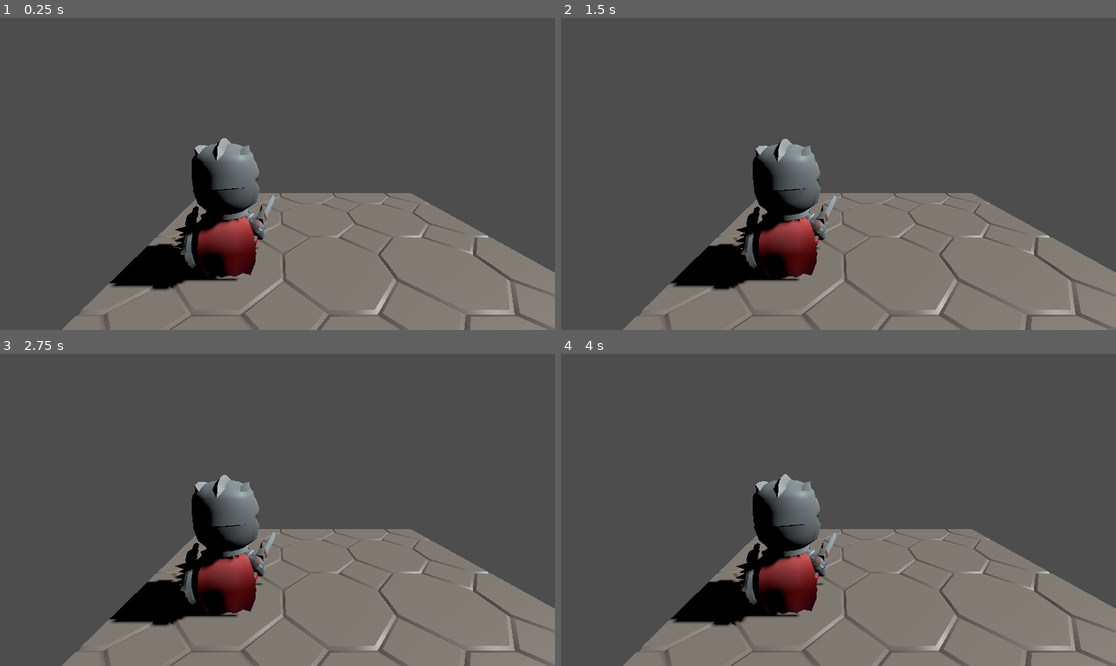
Above: before the commit, frames 1-4 (two rows, left to right).
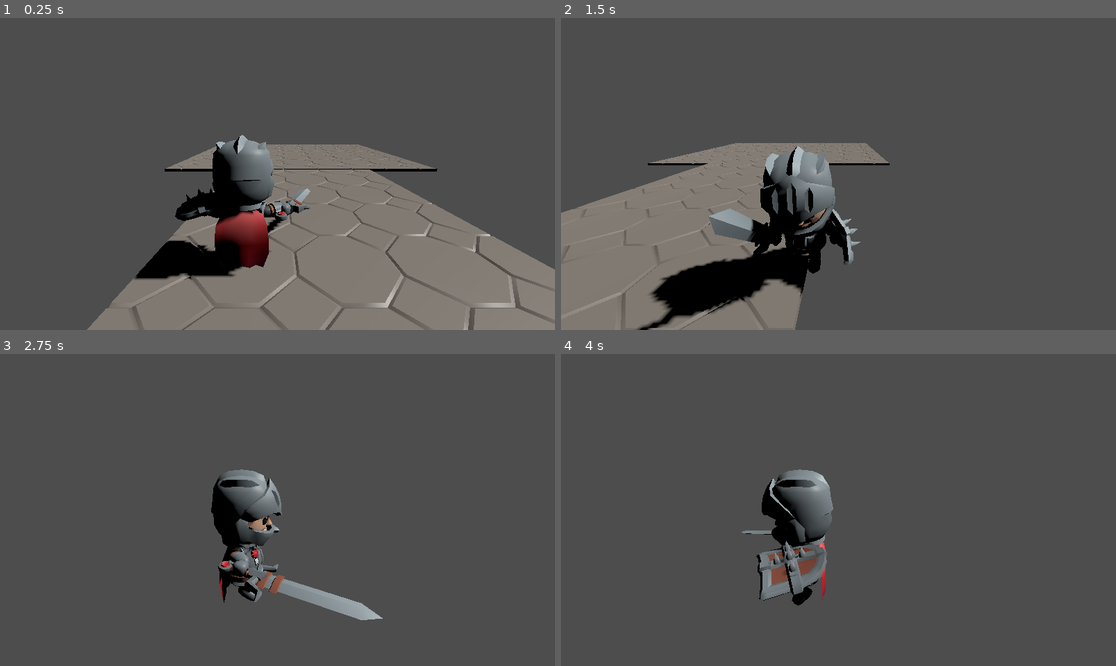
Above: after the commit, the same moments.

Repository: rampimerick/dungeon-crawler
Game: Godot game, scene res://scenes/main/main.tscn
Two runs of this game, one before a commit and one after it. Both use one fixed random seed, a clock stepped at 60 frames per second and the inputs below.
Inputs:
- Up to frame 1 (0.25 s): no input
- Up to frame 2 (1.5 s): hold D (move_right, bound only after the commit) 0.53-1.28 s; hold S (move_back, bound only after the commit) from 1.28 s (still down)
- Up to frame 3 (2.75 s): release S (move_back, bound only after the commit) at 2.03 s; hold D (move_right, bound only after the commit) from 2.03 s (still down)
- Up to frame 4 (4 s): release D (move_right, bound only after the commit) at 2.78 s; hold W (move_forward, bound only after the commit) 2.78-3.53 s; hold A (move_left, bound only after the commit) from 3.53 s (still down)

The runs differ from the first frame. In frame 1, 14% of the frame differs, in the area x 11-100%, y 37-100%; in frame 2, 39%, in the area x 0-100%, y 38-100%; in frame 3, 31%; in frame 4, 31%.

Commit message:
fix: player movement

Diff:
--- a/project.godot
+++ b/project.godot
@@ -20,21 +20,25 @@
 move_forward={
 "deadzone": 0.5,
 "events": [Object(InputEventJoypadMotion,"resource_local_to_scene":false,"resource_name":"","device":-1,"axis":1,"axis_value":-1.0,"script":null)
+, Object(InputEventKey,"resource_local_to_scene":false,"resource_name":"","device":-1,"window_id":0,"alt_pressed":false,"shift_pressed":false,"ctrl_pressed":false,"meta_pressed":false,"pressed":false,"keycode":0,"physical_keycode":87,"key_label":0,"unicode":119,"location":0,"echo":false,"script":null)
 ]
 }
 move_back={
 "deadzone": 0.5,
 "events": [Object(InputEventJoypadMotion,"resource_local_to_scene":false,"resource_name":"","device":-1,"axis":1,"axis_value":1.0,"script":null)
+, Object(InputEventKey,"resource_local_to_scene":false,"resource_name":"","device":-1,"window_id":0,"alt_pressed":false,"shift_pressed":false,"ctrl_pressed":false,"meta_pressed":false,"pressed":false,"keycode":0,"physical_keycode":83,"key_label":0,"unicode":115,"location":0,"echo":false,"script":null)
 ]
 }
 move_left={
 "deadzone": 0.5,
 "events": [Object(InputEventJoypadMotion,"resource_local_to_scene":false,"resource_name":"","device":-1,"axis":0,"axis_value":-1.0,"script":null)
+, Object(InputEventKey,"resource_local_to_scene":false,"resource_name":"","device":-1,"window_id":0,"alt_pressed":false,"shift_pressed":false,"ctrl_pressed":false,"meta_pressed":false,"pressed":false,"keycode":0,"physical_keycode":65,"key_label":0,"unicode":97,"location":0,"echo":false,"script":null)
 ]
 }
 move_right={
 "deadzone": 0.5,
 "events": [Object(InputEventJoypadMotion,"resource_local_to_scene":false,"resource_name":"","device":-1,"axis":0,"axis_value":1.0,"script":null)
+, Object(InputEventKey,"resource_local_to_scene":false,"resource_name":"","device":-1,"window_id":0,"alt_pressed":false,"shift_pressed":false,"ctrl_pressed":false,"meta_pressed":false,"pressed":false,"keycode":0,"physical_keycode":68,"key_label":0,"unicode":100,"location":0,"echo":false,"script":null)
 ]
 }
 jump={
@@ -62,3 +66,23 @@
 "events": [Object(InputEventJoypadButton,"resource_local_to_scene":false,"resource_name":"","device":-1,"button_index":3,"pressure":0.0,"pressed":true,"script":null)
 ]
 }
+camera_rotation_left={
+"deadzone": 0.5,
+"events": [Object(InputEventJoypadMotion,"resource_local_to_scene":false,"resource_name":"","device":-1,"axis":2,"axis_value":-1.0,"script":null)
+]
+}
+camera_rotation_right={
+"deadzone": 0.5,
+"events": [Object(InputEventJoypadMotion,"resource_local_to_scene":false,"resource_name":"","device":-1,"axis":2,"axis_value":1.0,"script":null)
+]
+}
+camera_rotation_up={
+"deadzone": 0.5,
+"events": [Object(InputEventJoypadMotion,"resource_local_to_scene":false,"resource_name":"","device":-1,"axis":3,"axis_value":-1.0,"script":null)
+]
+}
+camera_rotation_down={
+"deadzone": 0.5,
+"events": [Object(InputEventJoypadMotion,"resource_local_to_scene":false,"resource_name":"","device":-1,"axis":3,"axis_value":1.0,"script":null)
+]
+}
--- a/scenes/main/main.tscn
+++ b/scenes/main/main.tscn
@@ -14,12 +14,56 @@
 [node name="FloorTileLarge2" parent="." instance=ExtResource("2_llgct")]
 transform = Transform3D(1, 0, 0, 0, 1, 0, 0, 0, 1, 0, -0.0729741, -2)
 
+[node name="FloorTileLarge5" parent="." instance=ExtResource("2_llgct")]
+transform = Transform3D(1, 0, 0, 0, 1, 0, 0, 0, 1, 0, -0.0729741, -6)
+
+[node name="FloorTileLarge6" parent="." instance=ExtResource("2_llgct")]
+transform = Transform3D(1, 0, 0, 0, 1, 0, 0, 0, 1, 4, -0.0729741, -6)
+
+[node name="FloorTileLarge7" parent="." instance=ExtResource("2_llgct")]
+transform = Transform3D(1, 0, 0, 0, 1, 0, 0, 0, 1, 4, -0.0729741, -10.0513)
+
+[node name="FloorTileLarge9" parent="." instance=ExtResource("2_llgct")]
+transform = Transform3D(1, 0, 0, 0, 1, 0, 0, 0, 1, 0, -0.0729741, -10.0513)
+
+[node name="FloorTileLarge10" parent="." instance=ExtResource("2_llgct")]
+transform = Transform3D(1, 0, 0, 0, 1, 0, 0, 0, 1, -4, -0.0729741, -10.0513)
+
+[node name="FloorTileLarge11" parent="." instance=ExtResource("2_llgct")]
+transform = Transform3D(1, 0, 0, 0, 1, 0, 0, 0, 1, -4, -0.0729741, -14.0513)
+
+[node name="FloorTileLarge12" parent="." instance=ExtResource("2_llgct")]
+transform = Transform3D(1, 0, 0, 0, 1, 0, 0, 0, 1, -4, -0.0729741, -18.0513)
+
+[node name="FloorTileLarge13" parent="." instance=ExtResource("2_llgct")]
+transform = Transform3D(1, 0, 0, 0, 1, 0, 0, 0, 1, 0, -0.0729741, -18.0513)
+
+[node name="FloorTileLarge14" parent="." instance=ExtResource("2_llgct")]
+transform = Transform3D(1, 0, 0, 0, 1, 0, 0, 0, 1, 4, -0.0729741, -18.0513)
+
+[node name="FloorTileLarge15" parent="." instance=ExtResource("2_llgct")]
+transform = Transform3D(1, 0, 0, 0, 1, 0, 0, 0, 1, 8, -0.0729741, -18.0513)
+
+[node name="FloorTileLarge16" parent="." instance=ExtResource("2_llgct")]
+transform = Transform3D(1, 0, 0, 0, 1, 0, 0, 0, 1, 8, -0.0729741, -14.0513)
+
+[node name="FloorTileLarge17" parent="." instance=ExtResource("2_llgct")]
+transform = Transform3D(1, 0, 0, 0, 1, 0, 0, 0, 1, 4, -0.0729741, -14.0513)
+
+[node name="FloorTileLarge18" parent="." instance=ExtResource("2_llgct")]
+transform = Transform3D(1, 0, 0, 0, 1, 0, 0, 0, 1, 0, -0.0729741, -14.0513)
+
+[node name="FloorTileLarge8" parent="." instance=ExtResource("2_llgct")]
+transform = Transform3D(1, 0, 0, 0, 1, 0, 0, 0, 1, 8, -0.0729741, -10.0513)
+
 [node name="FloorTileLarge3" parent="." instance=ExtResource("2_llgct")]
 transform = Transform3D(1, 0, 0, 0, 1, 0, 0, 0, 1, 0, -0.0729741, 2)
 
 [node name="Player" parent="." instance=ExtResource("3_j52vj")]
-transform = Transform3D(1, 0, 0, 0, 1, 0, 0, 0, 1, 0.0151712, 2.38419e-07, 0.00209188)
+transform = Transform3D(-1, 0, -8.74228e-08, 0, 1, 0, 8.74228e-08, 0, -1, 0, 0, 0)
 
 [node name="DirectionalLight3D" type="DirectionalLight3D" parent="."]
 transform = Transform3D(-4.37114e-08, -0.707107, 0.707107, 0, 0.707107, 0.707107, -1, 3.09086e-08, -3.09086e-08, 0, 12.5139, 0)
 shadow_enabled = true
+
+[node name="CSGMesh3D" type="CSGMesh3D" parent="."]
--- /dev/null
+++ b/scenes/player/camera.gd
@@ -0,0 +1,14 @@
+extends Node3D
+
+var camera_speed := 2.0
+
+
+func  _process(delta: float) -> void:
+	if Input.is_action_pressed("camera_rotation_left"):
+		rotation.y += camera_speed * delta
+	if Input.is_action_pressed("camera_rotation_right"):
+		rotation.y -= camera_speed * delta
+	if Input.is_action_pressed("camera_rotation_up"):
+		rotation.x -= camera_speed * delta
+	if Input.is_action_pressed("camera_rotation_down"):
+		rotation.x += camera_speed * delta
--- a/scenes/player/player.gd
+++ b/scenes/player/player.gd
@@ -1,43 +1,37 @@
 extends CharacterBody3D
 
-const SPEED = 8.0
-const FALL_VELOCITY = 75
+@export var speed := 8.0
+@export var gravity := 75.0
+@export var jump_force := 7.0
+
+@onready var player_body = $Rig
+var angular_speed := 5.0
+
 
 var target_velocity = Vector3.ZERO
-var twist_input = 0.0
-var pitch_input = 0.0
-var camera_speed = 0.5
+var movement
+var direction
 
 func _physics_process(delta: float) -> void:
-	var direction = Vector3.ZERO
-
-	if Input.is_action_pressed("move_right"):
-		direction.x += 1
-	if Input.is_action_pressed("move_left"):
-		direction.x -= 1
-	if Input.is_action_pressed("move_back"):
-		direction.z += 1
-	if Input.is_action_pressed("move_forward"):
-		direction.z -= 1
+	move(delta)
 
 
+func move(delta):
 
-	if direction != Vector3.ZERO:
-		direction = direction.normalized()
-		# Setting the basis property will affect the rotation of the node.
+	movement = Input.get_vector("move_right","move_left","move_back","move_forward")
+	direction = (transform.basis * Vector3(movement.x, 0, movement.y)).normalized()
+
+	if direction:
+		velocity.x = direction.x * speed
+		velocity.z = direction.z * speed
+		player_body.basis = Basis.looking_at(direction)
 		%AnimationPlayer.play("Running_A")
-		$Rig.basis = Basis.looking_at(direction * -1)
 	else:
-		%AnimationPlayer.play("Idle")
-	# Ground Velocity
-	target_velocity.x = direction.x * SPEED
-	target_velocity.z = direction.z * SPEED
+		velocity.x = move_toward(velocity.x, 0, speed)
+		velocity.z = move_toward(velocity.z, 0, speed)
 
-	# Vertical Velocity
-	if not is_on_floor(): # If in the air, fall towards the floor. Literally gravity
-		target_velocity.y = target_velocity.y - (FALL_VELOCITY * delta)
-
-	# Moving the Character
-	velocity = target_velocity
+	if not is_on_floor():
+		velocity.y = velocity.y - (gravity * delta)
+		%AnimationPlayer.play("Jump_Idle")
 
 	move_and_slide()
--- a/scenes/player/player.tscn
+++ b/scenes/player/player.tscn
@@ -1,125 +1,127 @@
-[gd_scene load_steps=4 format=3 uid="uid://d0aavw7rh4xqo"]
+[gd_scene load_steps=5 format=3 uid="uid://d0aavw7rh4xqo"]
 
 [ext_resource type="PackedScene" uid="uid://cecqwqhouvuqj" path="res://assets/character/Knight.glb" id="1_84rb1"]
 [ext_resource type="Script" path="res://scenes/player/player.gd" id="2_a3ejw"]
+[ext_resource type="Script" path="res://scenes/player/camera.gd" id="3_7dtwy"]
 
-[sub_resource type="BoxShape3D" id="BoxShape3D_xjet7"]
-size = Vector3(1, 0.281296, 1)
+[sub_resource type="CapsuleShape3D" id="CapsuleShape3D_wr55f"]
+radius = 0.8
+height = 2.5
 
 [node name="Player" instance=ExtResource("1_84rb1")]
 script = ExtResource("2_a3ejw")
 
-[node name="Rig" parent="." index="0"]
-transform = Transform3D(-1, 0, 8.74228e-08, 0, 1, 0, -8.74228e-08, 0, -1, 0, 0, 0)
-
 [node name="Skeleton3D" parent="Rig" index="0"]
-bones/1/position = Vector3(0, 0.392064, 0)
-bones/1/rotation = Quaternion(-1.11123e-10, 0.0431578, 2.57241e-09, 0.999068)
-bones/2/rotation = Quaternion(-6.93889e-18, 7.10543e-15, 4.93038e-32, 1)
-bones/3/rotation = Quaternion(8.27181e-25, 3.72529e-09, 0, 1)
-bones/4/position = Vector3(0.212007, 0.134132, 7.92996e-08)
-bones/4/rotation = Quaternion(-0.559906, -0.0608803, -0.643974, 0.517779)
+bones/0/position = Vector3(0, 0.05, 0)
+bones/1/position = Vector3(0, 0.437159, 0)
+bones/1/rotation = Quaternion(0.0958458, -1.1866e-07, 1.14257e-08, 0.995396)
+bones/2/rotation = Quaternion(0.112235, 0.130124, -0.010241, 0.985072)
+bones/3/rotation = Quaternion(0.0421331, 0.00215415, 0.0110821, 0.999048)
+bones/4/position = Vector3(0.212007, 0.124592, -0.0490813)
+bones/4/rotation = Quaternion(-0.732164, -0.21321, -0.576029, 0.294394)
 bones/4/scale = Vector3(0.999999, 0.999999, 1)
-bones/5/rotation = Quaternion(3.65498e-08, -4.88301e-08, -0.494719, 0.869053)
+bones/5/rotation = Quaternion(4.28974e-08, -3.65698e-08, -0.58286, 0.812573)
 bones/6/rotation = Quaternion(-9.73784e-11, -2.98437e-10, 0.0266581, 0.999645)
 bones/6/scale = Vector3(1, 1, 1)
-bones/7/rotation = Quaternion(-0.321065, -0.325319, 0.145726, 0.87741)
-bones/8/position = Vector3(8.34843e-10, 0.0961252, -0.0575)
-bones/8/rotation = Quaternion(-3.6586e-09, 6.87811e-09, -0.707107, 0.707107)
+bones/7/rotation = Quaternion(-0.134386, -0.307136, -0.198432, 0.920995)
+bones/8/position = Vector3(-1.18374e-07, 0.0961251, -0.0575)
+bones/8/rotation = Quaternion(-0.0545054, 0.0545054, -0.539162, 0.838667)
 bones/8/scale = Vector3(1, 1, 1)
-bones/14/position = Vector3(-0.212007, 0.134132, 8.6814e-08)
-bones/14/rotation = Quaternion(-0.618244, 0.0807286, 0.618012, 0.478873)
+bones/14/position = Vector3(-0.186377, 0.11176, -0.0421581)
+bones/14/rotation = Quaternion(-0.865306, 0.0859012, 0.317605, 0.378145)
 bones/14/scale = Vector3(0.999999, 0.999999, 1)
-bones/15/rotation = Quaternion(2.09853e-08, 5.12855e-08, 0.517939, 0.855417)
+bones/15/rotation = Quaternion(3.23054e-09, 4.50596e-08, 0.490639, 0.871363)
 bones/16/rotation = Quaternion(-9.73784e-11, 2.98437e-10, -0.0266581, 0.999645)
 bones/16/scale = Vector3(1, 1, 1)
-bones/17/rotation = Quaternion(-0.319291, 0.300524, -0.22735, 0.869512)
-bones/18/position = Vector3(-1.5736e-08, 0.0961251, -0.0575)
-bones/18/rotation = Quaternion(-1.02444e-09, -4.24391e-09, 0.707107, 0.707107)
+bones/17/rotation = Quaternion(-0.242865, 0.322953, 0.327572, 0.854058)
+bones/18/position = Vector3(5.87698e-08, 0.0961251, -0.0575)
+bones/18/rotation = Quaternion(-0.0545054, -0.0545054, 0.539162, 0.838667)
 bones/18/scale = Vector3(1, 1, 1)
-bones/21/rotation = Quaternion(-5.80608e-11, -0.0313417, -1.88012e-09, 0.999509)
-bones/24/position = Vector3(0.170945, 0.113587, 1.59941e-08)
-bones/24/rotation = Quaternion(0.993715, 0.0837146, 0.0735038, 0.0109185)
+bones/21/rotation = Quaternion(-0.129495, -0.125238, 0.00765988, 0.98361)
+bones/24/position = Vector3(0.170945, 0.113587, 0.1)
+bones/24/rotation = Quaternion(0.919082, -1.63974e-08, 1.25448e-08, 0.394066)
 bones/24/scale = Vector3(1, 1, 1)
-bones/25/rotation = Quaternion(0.195602, 6.26228e-08, -1.32239e-07, 0.980683)
-bones/26/rotation = Quaternion(-0.517564, -0.209497, 0.0436549, 0.828452)
-bones/27/rotation = Quaternion(-9.74065e-09, 0.920355, -0.391084, 7.8309e-08)
+bones/25/rotation = Quaternion(0.00196908, 6.90433e-08, -1.36751e-09, 0.999998)
+bones/26/rotation = Quaternion(-0.496496, 5.71681e-09, -1.18343e-07, 0.868039)
+bones/27/rotation = Quaternion(-3.04791e-08, 0.920355, -0.391084, 6.94848e-08)
 bones/27/scale = Vector3(1, 1, 1)
-bones/28/position = Vector3(-0.170945, 0.113587, 1.55755e-08)
-bones/28/rotation = Quaternion(0.997322, -0.0294574, 0.0315293, 0.0590483)
+bones/28/position = Vector3(-0.170945, 0.113587, -0.1)
+bones/28/rotation = Quaternion(0.999888, 2.84918e-07, 2.34634e-08, 0.014978)
 bones/28/scale = Vector3(1, 1, 1)
-bones/29/rotation = Quaternion(0.274008, -6.38135e-08, 1.92761e-07, 0.961727)
-bones/30/rotation = Quaternion(-0.559039, 0.114513, -0.00862763, 0.82115)
-bones/31/rotation = Quaternion(3.03591e-08, 0.920355, -0.391084, -6.95338e-08)
+bones/29/rotation = Quaternion(0.624532, -5.39229e-08, 4.33717e-07, 0.781)
+bones/30/rotation = Quaternion(-0.151757, 1.70183e-07, -2.38519e-07, 0.988418)
+bones/31/rotation = Quaternion(3.04791e-08, 0.920355, -0.391084, -6.94848e-08)
 bones/31/scale = Vector3(1, 1, 1)
 bones/32/rotation = Quaternion(0.707107, -2.29302e-07, -4.60552e-08, 0.707107)
-bones/33/position = Vector3(0.202182, 0.0259903, 0.205181)
-bones/33/rotation = Quaternion(-0.707107, -7.05285e-08, -7.05285e-08, 0.707107)
-bones/34/rotation = Quaternion(9.65792e-09, 1.77955e-09, 0.985719, -0.168398)
-bones/35/position = Vector3(-2.60494e-08, 0.213436, -5.1715e-09)
-bones/35/rotation = Quaternion(-1.01273e-07, 0.391084, 0.920355, -3.35091e-08)
-bones/36/position = Vector3(8.58988e-09, 0.16565, -2.40963e-09)
-bones/37/rotation = Quaternion(1, -2.33136e-09, 1.99777e-07, -1.34211e-15)
+bones/33/position = Vector3(0.170945, 0.350856, 0.598769)
+bones/33/rotation = Quaternion(-0.94525, -2.97621e-08, -9.707e-08, 0.326347)
+bones/34/rotation = Quaternion(7.54953e-15, -1.38321e-22, 1, 4.44089e-16)
+bones/35/position = Vector3(3.75294e-09, 0.213436, 0)
+bones/35/rotation = Quaternion(-1.04035e-07, 0.391084, 0.920355, -2.95261e-08)
+bones/36/position = Vector3(-6.31128e-09, 0.16565, -5.09137e-09)
+bones/37/rotation = Quaternion(1, -1.33227e-15, 1.94707e-07, 0)
 bones/39/rotation = Quaternion(0.707107, -3.82385e-08, 1.45009e-07, 0.707107)
-bones/40/rotation = Quaternion(-0.707107, -7.05285e-08, -7.05285e-08, 0.707107)
-bones/41/rotation = Quaternion(-5.83589e-09, 6.43837e-10, 0.994809, 0.101756)
-bones/42/position = Vector3(-1.11482e-08, 0.213436, -2.50942e-15)
-bones/42/rotation = Quaternion(-1.05796e-07, 0.391084, 0.920355, -2.58643e-08)
-bones/43/position = Vector3(-6.31128e-09, 0.16565, 2.70695e-09)
+bones/40/position = Vector3(-0.170945, 0.138444, -0.475788)
+bones/40/rotation = Quaternion(0.200462, -1.03035e-07, 2.53118e-08, 0.979702)
+bones/41/position = Vector3(1.94581e-08, 0.362833, 5.96046e-08)
+bones/41/rotation = Quaternion(7.10544e-15, -1.38321e-22, 1, -2.22045e-16)
+bones/42/position = Vector3(3.75294e-09, 0.213436, 2.14539e-08)
+bones/42/rotation = Quaternion(-1.04035e-07, 0.391084, 0.920355, -2.9526e-08)
+bones/43/position = Vector3(-6.31128e-09, 0.16565, 2.282e-08)
 bones/43/rotation = Quaternion(-0.391084, -6.885e-08, -6.56287e-08, 0.920355)
-bones/44/rotation = Quaternion(1, 3.76526e-09, 1.94879e-07, 7.45058e-09)
+bones/44/rotation = Quaternion(1, 4.44087e-16, 1.94707e-07, 1.54616e-29)
+bones/46/position = Vector3(0.453508, 0.906761, -0.688859)
 bones/46/rotation = Quaternion(-0.707107, -7.27951e-08, -7.27951e-08, 0.707107)
-bones/47/position = Vector3(0.520841, 0.788312, -0.0576373)
-bones/47/rotation = Quaternion(0.794627, -1.11759e-07, 0.607098, -5.96046e-08)
+bones/47/position = Vector3(0.513182, 0.839757, 0.11844)
+bones/47/rotation = Quaternion(0.669631, 0.442474, 0.551558, 0.227145)
+bones/48/position = Vector3(-0.453507, 0.906761, -0.68886)
 bones/48/rotation = Quaternion(-0.707107, -7.27951e-08, -7.27951e-08, 0.707107)
-bones/49/position = Vector3(-0.510844, 0.788312, 0.0597369)
-bones/49/rotation = Quaternion(0.758253, 1.52737e-07, -0.651961, 1.11759e-08)
+bones/49/position = Vector3(-0.513182, 0.839757, 0.11844)
+bones/49/rotation = Quaternion(0.669631, -0.442474, -0.551558, 0.227145)
 
 [node name="1H_Sword_Offhand" parent="Rig/Skeleton3D" index="0"]
-transform = Transform3D(4.42221e-07, 0.262863, 0.964832, 0.999999, -3.84622e-07, -5.76202e-08, 5.6205e-07, 0.964832, -0.262863, 0.51224, 0.636705, -0.00210766)
+transform = Transform3D(-0.342019, 5.08009e-07, 0.939692, 0.80186, 0.521384, 0.291853, -0.48994, 0.853321, -0.178324, 0.540024, 0.793854, 0.258379)
 visible = false
 
 [node name="Badge_Shield" parent="Rig/Skeleton3D" index="1"]
-transform = Transform3D(4.64636e-07, 0.262863, 0.964832, 0.999999, -2.9198e-06, 6.09842e-07, 3.18353e-06, 0.964832, -0.262863, 0.662643, 0.636705, -0.0430842)
+transform = Transform3D(-0.34202, 1.18092e-06, 0.939692, 0.801861, 0.521382, 0.291854, -0.489938, 0.853322, -0.178324, 0.686508, 0.839349, 0.230581)
 
 [node name="Rectangle_Shield" parent="Rig/Skeleton3D" index="2"]
-transform = Transform3D(4.64636e-07, 0.262863, 0.964832, 0.999999, -2.9198e-06, 6.09842e-07, 3.18353e-06, 0.964832, -0.262863, 0.662643, 0.636705, -0.0430842)
+transform = Transform3D(-0.34202, 1.18092e-06, 0.939692, 0.801861, 0.521382, 0.291854, -0.489938, 0.853322, -0.178324, 0.686508, 0.839349, 0.230581)
 visible = false
 
 [node name="Round_Shield" parent="Rig/Skeleton3D" index="3"]
-transform = Transform3D(4.64636e-07, 0.262863, 0.964832, 0.999999, -2.9198e-06, 6.09842e-07, 3.18353e-06, 0.964832, -0.262863, 0.662643, 0.636705, -0.0430842)
+transform = Transform3D(-0.34202, 1.18092e-06, 0.939692, 0.801861, 0.521382, 0.291854, -0.489938, 0.853322, -0.178324, 0.686508, 0.839349, 0.230581)
 visible = false
 
 [node name="Spike_Shield" parent="Rig/Skeleton3D" index="4"]
-transform = Transform3D(4.64636e-07, 0.262863, 0.964832, 0.999999, -2.9198e-06, 6.09842e-07, 3.18353e-06, 0.964832, -0.262863, 0.662643, 0.636705, -0.0430842)
+transform = Transform3D(-0.34202, 1.18092e-06, 0.939692, 0.801861, 0.521382, 0.291854, -0.489938, 0.853322, -0.178324, 0.686508, 0.839349, 0.230581)
 
 [node name="1H_Sword" parent="Rig/Skeleton3D" index="5"]
-transform = Transform3D(-5.58357e-07, -0.149894, 0.988701, 0.999999, -2.05808e-07, 2.98023e-07, 4.87279e-07, 0.988701, 0.149894, -0.496054, 0.641029, 0.139528)
+transform = Transform3D(0.342019, -1.20123e-07, 0.939692, 0.80186, 0.521384, -0.291853, -0.48994, 0.853321, 0.178324, -0.552347, 0.80652, 0.249324)
 visible = false
 
 [node name="2H_Sword" parent="Rig/Skeleton3D" index="6"]
-transform = Transform3D(-5.74097e-07, -0.149894, 0.988701, 0.999999, -2.20542e-07, 3.11709e-07, 4.99794e-07, 0.988701, 0.149894, -0.496054, 0.641029, 0.139528)
+transform = Transform3D(0.342019, -1.25163e-07, 0.939692, 0.80186, 0.521384, -0.291853, -0.48994, 0.853321, 0.178324, -0.552347, 0.80652, 0.249324)
 
 [node name="Knight_Helmet" parent="Rig/Skeleton3D" index="7"]
-transform = Transform3D(0.99972, -1.40143e-09, 0.0236466, 1.39341e-09, 1, 3.55686e-10, -0.0236466, -3.22637e-10, 0.99972, 4.69869e-07, 1.20229, -1.19779e-07)
+transform = Transform3D(0.999948, -0.000710912, 0.0101667, 0.00314932, 0.970294, -0.241906, -0.0096927, 0.241925, 0.970246, 0.0318119, 1.22959, 0.309252)
 
 [node name="Knight_Cape" parent="Rig/Skeleton3D" index="8"]
-transform = Transform3D(0.996275, -5.14962e-09, 0.0862353, 5.13043e-09, 1, 4.44077e-10, -0.0862353, 1.88007e-15, 0.996275, -1.63023e-08, 1.20229, -1.40136e-07)
+transform = Transform3D(0.965926, 0.049385, 0.254064, 0.0799795, 0.876629, -0.474474, -0.246152, 0.478626, 0.842809, 0.0305323, 1.23198, 0.303209)
 
 [node name="AnimationPlayer" parent="." index="1"]
 unique_name_in_owner = true
 
 [node name="CollisionShape3D" type="CollisionShape3D" parent="." index="2"]
-transform = Transform3D(1, 0, 0, 0, 1, 0, 0, 0, 1, 0, 0.152293, 0)
-shape = SubResource("BoxShape3D_xjet7")
+transform = Transform3D(1, 0, 0, 0, 1, 0, 0, 0, 1, 0, 1.24335, 0)
+shape = SubResource("CapsuleShape3D_wr55f")
 
-[node name="TwistPivot" type="Node3D" parent="." index="3"]
-transform = Transform3D(1, 0, 0, 0, 1, 0, 0, 0, 1, 0.881613, 1.81748, -1.19341)
+[node name="CambGimble" type="Node3D" parent="." index="3"]
+transform = Transform3D(-1, 0, -8.74228e-08, 0, 1, 0, 8.74228e-08, 0, -1, -0.0134718, 2.26565, 0)
+script = ExtResource("3_7dtwy")
 
-[node name="PitchPivot" type="Node3D" parent="TwistPivot" index="0"]
-transform = Transform3D(1, 0, 0, 0, 0.965926, 0.258819, 0, -0.258819, 0.965926, 0, 0, 0)
-
-[node name="Camera3D" type="Camera3D" parent="TwistPivot/PitchPivot" index="0"]
-transform = Transform3D(1, 0, 0, 0, 1, 5.96046e-08, 0, -5.96046e-08, 1, 0, -0.286818, 4.60526)
+[node name="Camera3D" type="Camera3D" parent="CambGimble" index="0"]
+transform = Transform3D(1, 0, 0, 0, 0.965926, 0.258819, 0, -0.258819, 0.965926, 0.62057, 0.53196, 3.52721)
 
 [node name="Pivot" type="Node3D" parent="." index="4"]
Not shown, changed: assets/character/Knight.glb.import
